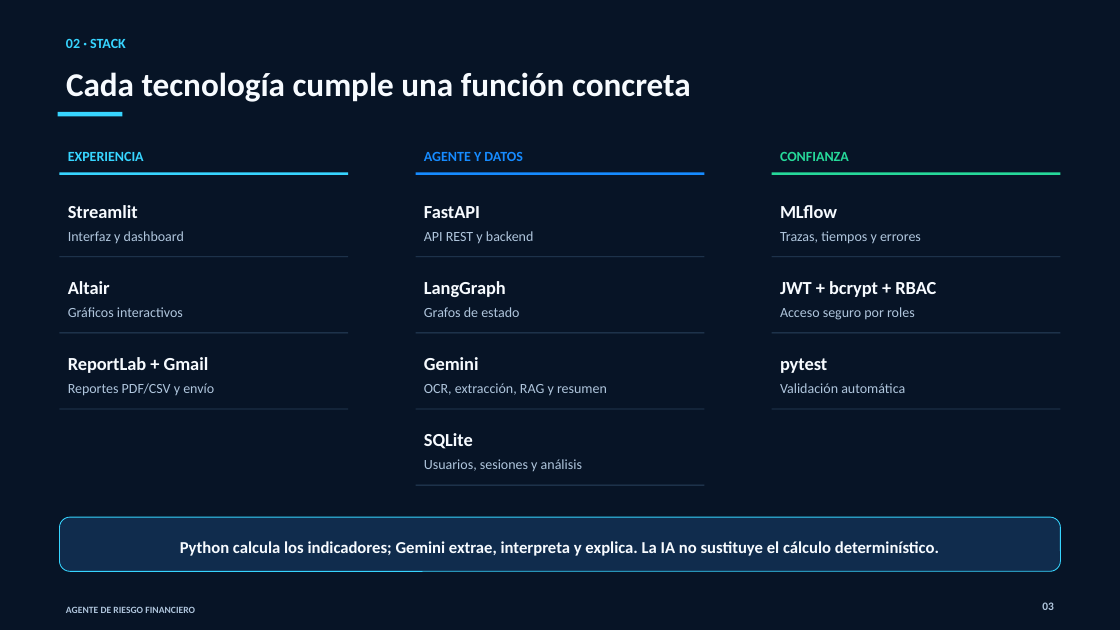
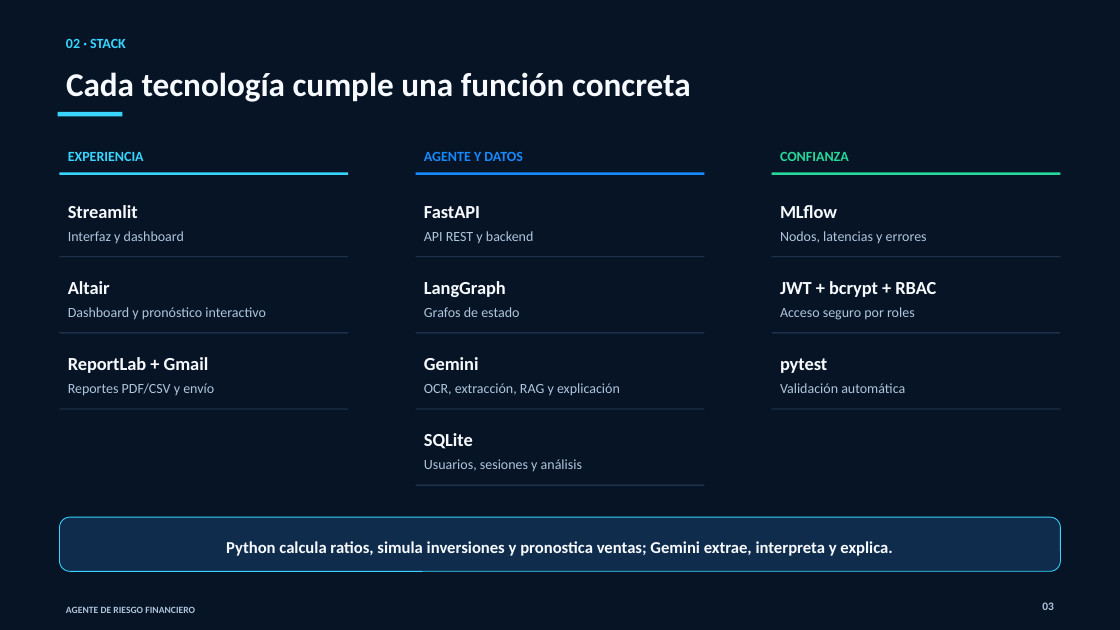
Before and after one commit to rodrigoasd123/agente-riesgo-financiero, a slide deck: slide 3 of entregables/presentacion/agente-riesgo-financiero.pptx. Drawn at 1120x630 pixels with LibreOffice and Linux fonts; fonts in the diff are those of the drawing. Boxes give left, top, right and bottom in pixels: in the first picture for what was removed or moved away, otherwise in the second. Text is boxed around its words. In the diff, an @@ line names an element or a change of style, - is before the commit and + after.

```diff
--- a/entregables/presentacion/agente-riesgo-financiero.pptx
+++ b/entregables/presentacion/agente-riesgo-financiero.pptx
@@ text at (780, 231, 927, 243): text changed @@
-Trazas, tiempos y errores
+Nodos, latencias y errores
@@ text at (68, 307, 265, 320): text changed @@
-Gráficos interactivos
+Dashboard y pronóstico interactivo
@@ text at (424, 383, 620, 396): text changed @@
-OCR, extracción, RAG y resumen
+OCR, extracción, RAG y explicación
@@ text at (226, 541, 892, 556): text changed @@
-Python calcula los indicadores; Gemini extrae, interpreta y explica. La IA no sustituye el cálculo determinístico.
+Python calcula ratios, simula inversiones y pronostica ventas; Gemini extrae, interpreta y explica.
```
Also in this commit, not shown: 4 other slides changed.
